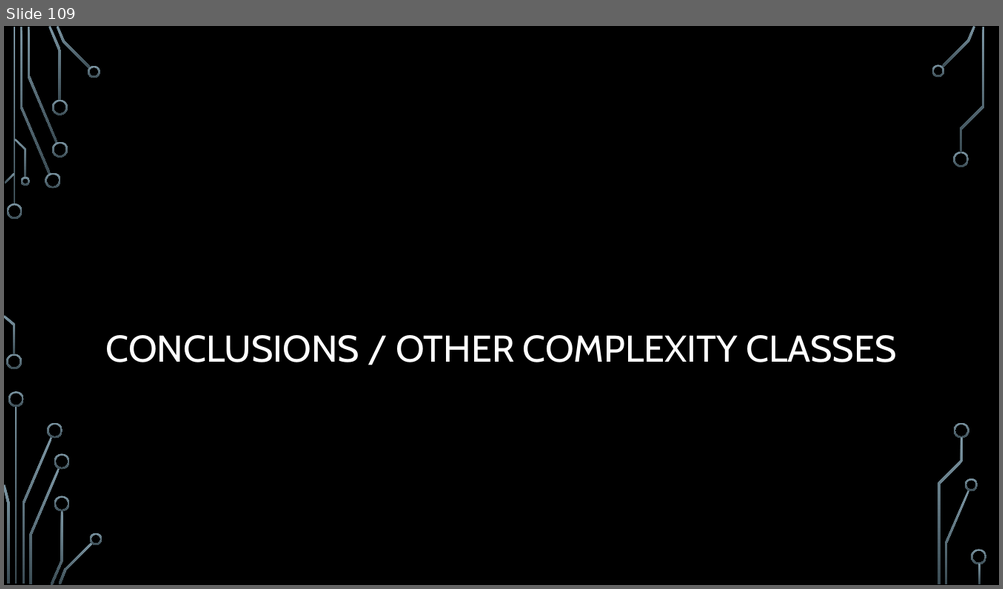
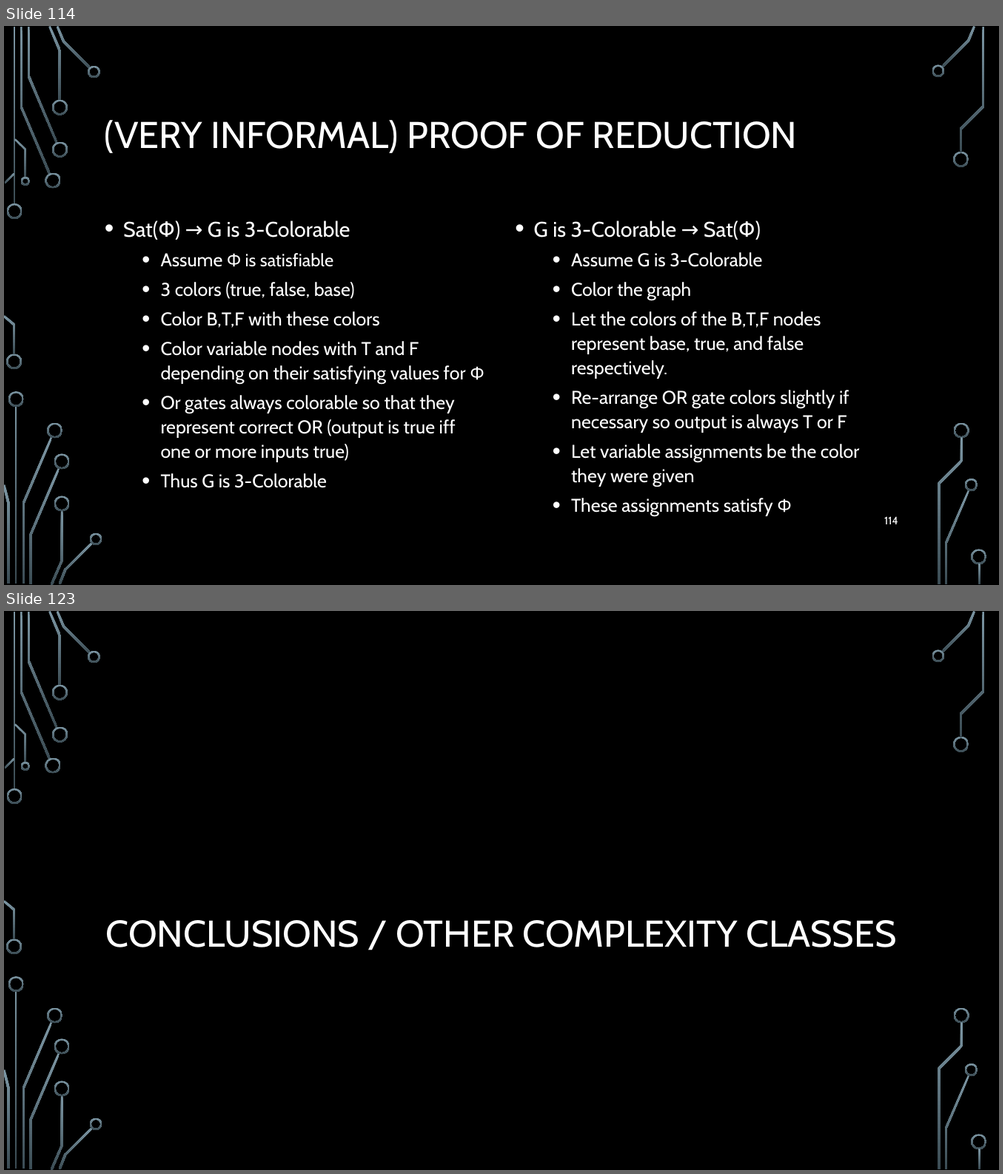
Before and after one commit to markfloryan/dmt2, a slide deck: slides/05-ComplexityTheory.pptx. Shown one above the other, each under a label of ours: slide 109 before the commit, slides 114 and 123 after it; the slides between them are not shown. The pictures are 1003x589 and 1003x1174 pixels, drawn with LibreOffice and Linux fonts; fonts in the diff are those of the drawing; background and template pictures are left out. Boxes give left, top, right and bottom in pixels: in the first picture for what was removed or moved away, otherwise in the second. Text is boxed around its words. In the diff, an @@ line names an element or a change of style, - is before the commit and + after.

```diff
--- a/slides/05-ComplexityTheory.pptx
+++ b/slides/05-ComplexityTheory.pptx
@@ slide 114 added at [4, 26, 999, 585], background picture (left out); not listed: 36 template elements that a slide beside it also shows @@
@@ title added at [105, 120, 797, 153], 36 pt, text #FFFFFF @@
+(VERY INFORMAL) PROOF OF REDUCTION
@@ text added at [123, 221, 484, 488], 17.9 pt, text #FFFFFF @@
+• Sat(Φ) → G is 3-Colorable
+  • Assume Φ is satisfiable
+  • 3 colors (true, false, base)
+  • Color B,T,F with these colors
+  • Color variable nodes with T and F depending on their satisfying values for Φ
+  • Or gates always colorable so that they represent correct OR (output is true iff one or more inputs true)
+  • Thus G is 3-Colorable
@@ text added at [534, 221, 849, 516], 17.9 pt, text #FFFFFF @@
+• G is 3-Colorable → Sat(Φ)
+  • Assume G is 3-Colorable
+  • Color the graph
+  • Let the colors of the B,T,F nodes represent base, true, and false respectively.
+  • Re-arrange OR gate colors slightly if necessary so output is always T or F
+  • Let variable assignments be the color they were given
+  • These assignments satisfy Φ
@@ page number added at [884, 517, 898, 525], 10.5 pt, text #FFFFFF @@
+114
@@ what was slide 109 is now slide 123 @@
```
Also in this commit, not shown: 13 other slides added, 2 other files.
